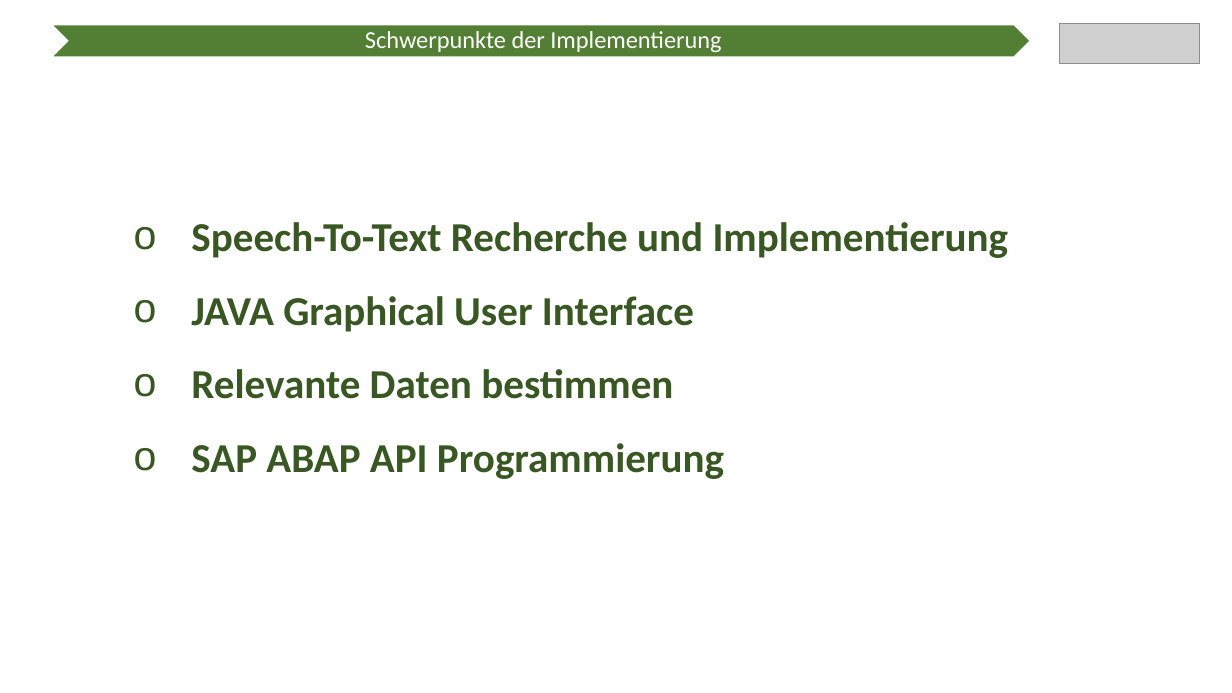
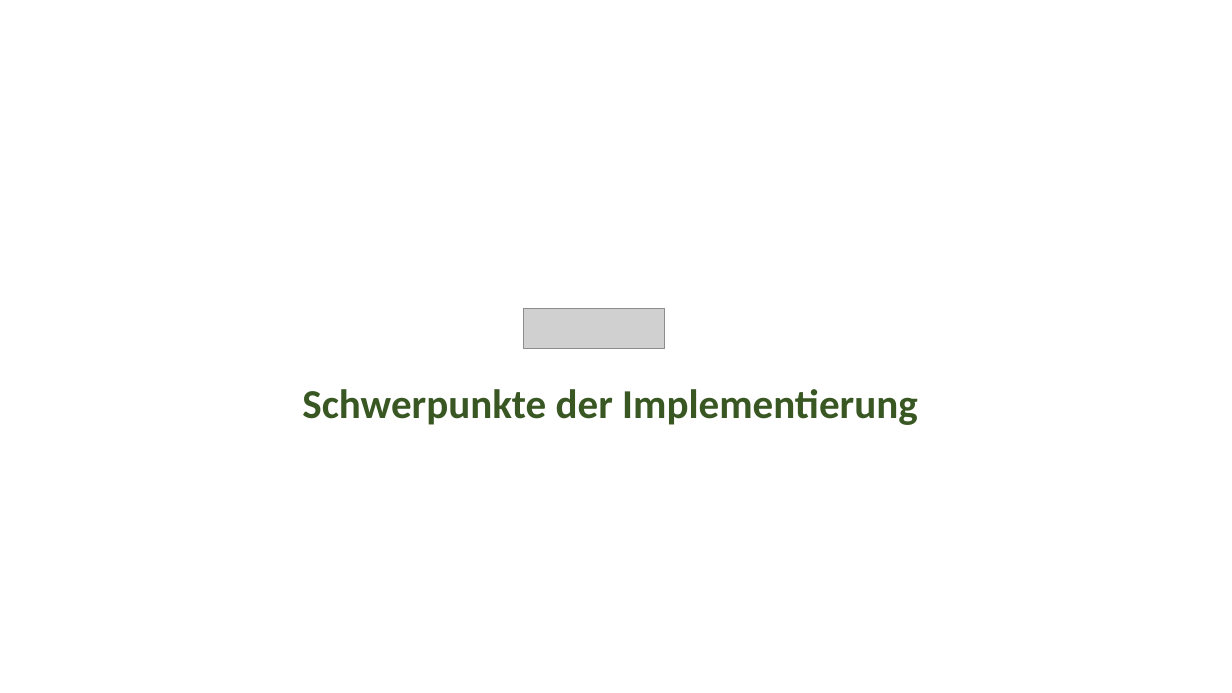
Before and after one commit to Ratoh/SAPLEXA, a slide deck: slide 5 of CavallaroAngelo/Präsentation Wahlmodulvorstellung/SAPlexa Präsentation.pptx (slide 4 before the commit). Drawn at 1232x693 pixels with LibreOffice and Linux fonts; fonts in the diff are those of the drawing; grey boxes stand for pictures. Boxes give left, top, right and bottom in pixels: in the first picture for what was removed or moved away, otherwise in the second. Text is boxed around its words. In the diff, an @@ line names an element or a change of style, - is before the commit and + after.

```diff
--- a/CavallaroAngelo/Präsentation Wahlmodulvorstellung/SAPlexa Präsentation.pptx
+++ b/CavallaroAngelo/Präsentation Wahlmodulvorstellung/SAPlexa Präsentation.pptx
@@ chevron removed at [51, 25, 1031, 57] @@
@@ text removed at [191, 222, 1009, 479] @@
-  o Speech-To-Text Recherche und Implementierung
-  o JAVA Graphical User Interface
-  o Relevante Daten bestimmen
-  o SAP ABAP API Programmierung
@@ picture: place and size @@
-picture at [1059, 23, 1200, 64]
+picture at [524, 308, 665, 348]
@@ text "Schwerpunkte der Implementierung": place and size @@
-text "Schwerpunkte der Implementierung" at [365, 31, 721, 52]
+text "Schwerpunkte der Implementierung" at [302, 389, 918, 425]
@@ text "Schwerpunkte der Implementierung" at [302, 389, 918, 425]: size 19 to 32 pt, text colour #FFFFFF to #385723, bold on; alignment centre to left; list level 1 to 2 in "Schwerpunkte der Implementierung"; line spacing 0.9 to 1.5; vertical alignment middle to top @@
```
Also in this commit, not shown: 6 other slides changed, 3 slides added.
